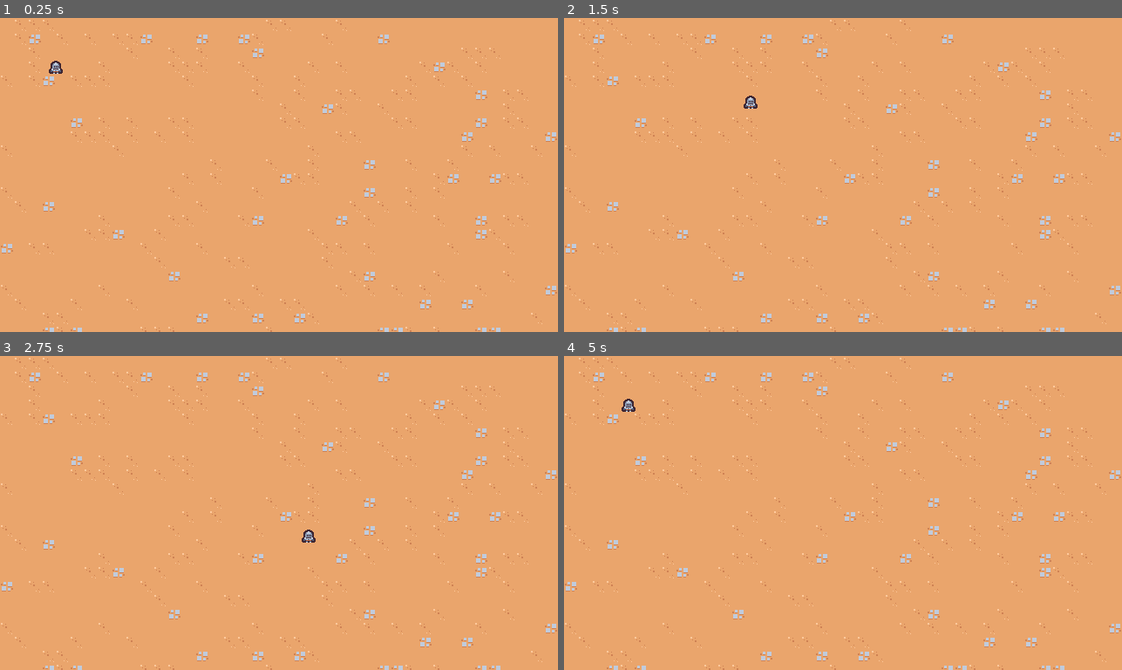
Above: before the commit, frames 1-4 (two rows, left to right).
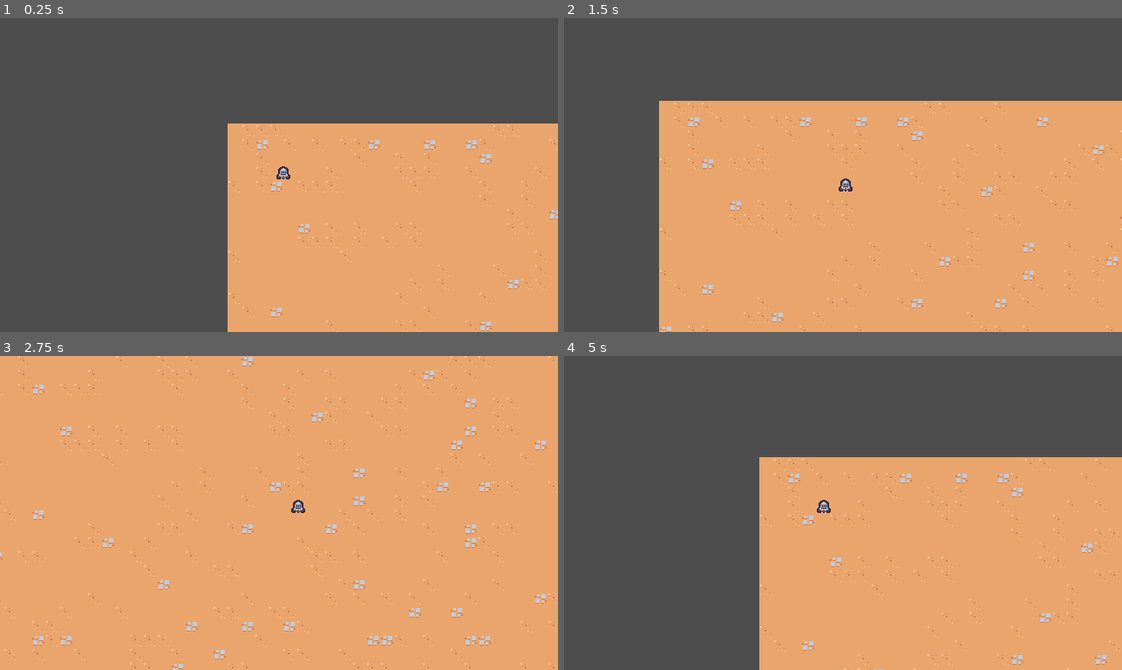
Above: after the commit, the same moments.

Repository: DevJac/godot_survivor_game_course
Game: Godot game, scene res://scenes/main/main.tscn
Same seed, same stepped clock (60 frames per second), same inputs: the game is played once before the commit and once after it.
Inputs:
- Up to frame 1 (0.25 s): no input
- Up to frame 2 (1.5 s): hold D (move_right) 0.53-1.28 s; hold S (move_down) from 1.28 s (still down)
- Up to frame 3 (2.75 s): release S (move_down) at 2.03 s; hold D (move_right) from 2.03 s (still down)
- Up to frame 4 (5 s): release D (move_right) at 2.78 s; hold W (move_up) 2.78-3.53 s; hold A (move_left) from 3.53 s (still down)

The runs differ from the first frame. In frame 1, 63% of the frame differs, in the area x 0-100%, y 0-100%; in frame 2, 42%; in frame 3, 4.8%; in frame 4, 58%.

Commit message:
GameCamera with jitter, to be fixed?

Diff:
--- /dev/null
+++ b/project/scenes/game_camera/game_camera.gd
@@ -0,0 +1,10 @@
+extends Camera2D
+
+
+func _process(delta: float) -> void:
+	var player_nodes = get_tree().get_nodes_in_group('player')
+	assert(player_nodes.size() == 1)
+	var player: Node2D = player_nodes[0]
+	global_position = global_position.lerp(
+		player.global_position,
+		1 - exp(-delta * 10))
--- /dev/null
+++ b/project/scenes/game_camera/game_camera.tscn
@@ -0,0 +1,6 @@
+[gd_scene load_steps=2 format=3 uid="uid://dhluhm7l8owb7"]
+
+[ext_resource type="Script" path="res://scenes/game_camera/game_camera.gd" id="1_uqfcd"]
+
+[node name="GameCamera" type="Camera2D"]
+script = ExtResource("1_uqfcd")
--- a/project/scenes/main/main.tscn
+++ b/project/scenes/main/main.tscn
@@ -1,5 +1,6 @@
-[gd_scene load_steps=5 format=3 uid="uid://7op3iid5pv1e"]
+[gd_scene load_steps=6 format=3 uid="uid://7op3iid5pv1e"]
 
+[ext_resource type="PackedScene" uid="uid://dhluhm7l8owb7" path="res://scenes/game_camera/game_camera.tscn" id="1_ga2pn"]
 [ext_resource type="Texture2D" uid="uid://cs4aedwp1pe23" path="res://assets/environment/tilemap_packed.png" id="1_h5nmu"]
 [ext_resource type="PackedScene" uid="uid://da5bsjldwtm1j" path="res://scenes/player/player.tscn" id="1_mtote"]
 
@@ -43,16 +44,18 @@
 
 [sub_resource type="TileSet" id="TileSet_2fbm2"]
 terrain_set_0/mode = 0
-terrain_set_0/terrain_0/name = "Floor"
+terrain_set_0/terrain_0/name = "floor"
 terrain_set_0/terrain_0/color = Color(0.5, 0.34375, 0.25, 1)
 sources/0 = SubResource("TileSetAtlasSource_tp3oc")
 
 [node name="Main" type="Node"]
+
+[node name="GameCamera" parent="." instance=ExtResource("1_ga2pn")]
 
 [node name="TileMap" type="TileMap" parent="."]
 tile_set = SubResource("TileSet_2fbm2")
 format = 2
 layer_0/tile_data = PackedInt32Array(1441831, 0, 4, 1376295, 0, 4, 1441830, 0, 4, 1376294, 65536, 4, 1310759, 0, 4, 124 …(48687 unchanged characters)…
 
-[node name="Player" parent="." instance=ExtResource("1_mtote")]
+[node name="Player" parent="." groups=["player"] instance=ExtResource("1_mtote")]
 position = Vector2(64, 64)
